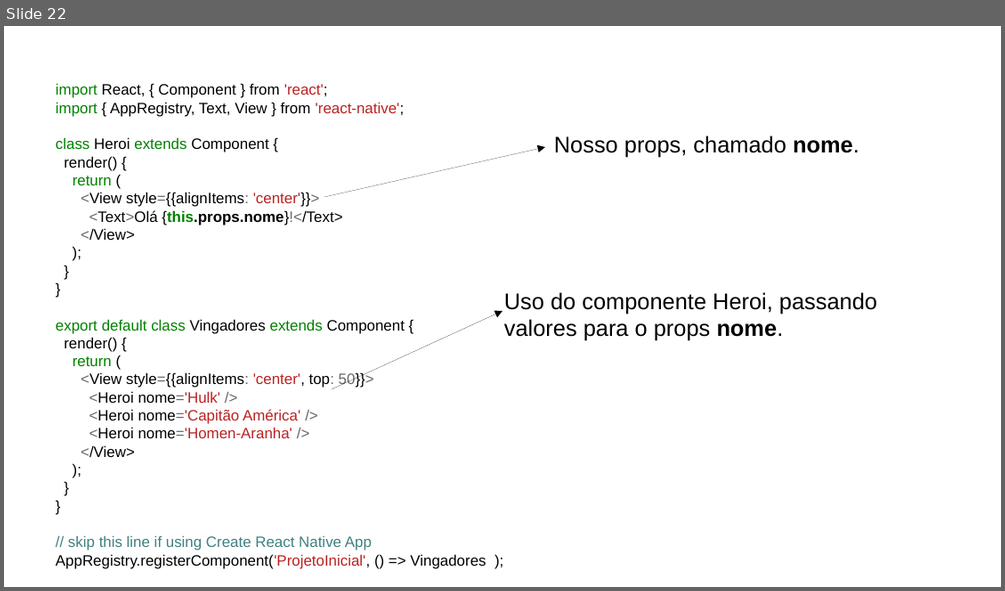
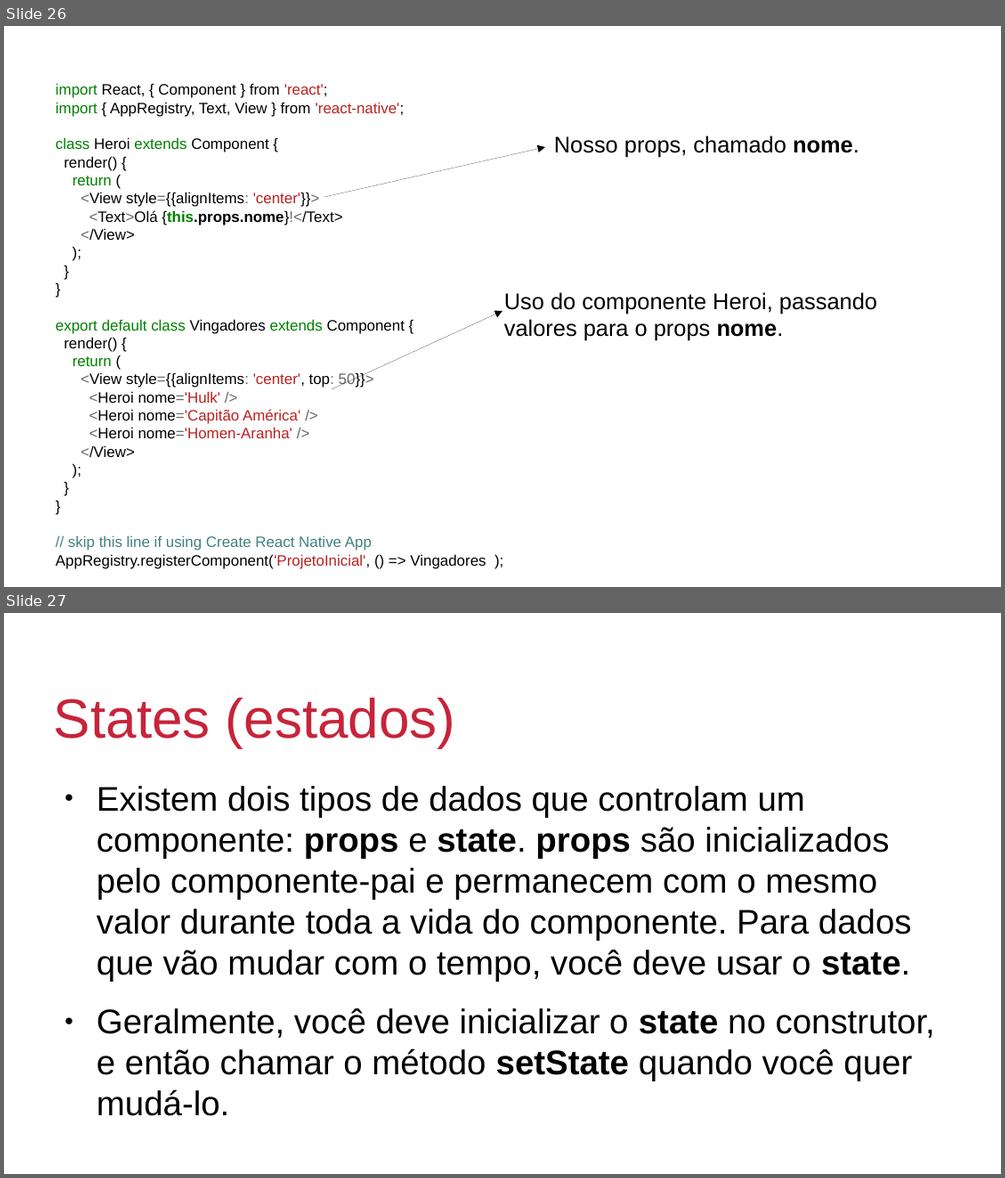
Before and after one commit to johnmagt/PIDM-2019_2, a slide deck: SLIDES/aula01.odp. Shown one above the other, each under a label of ours: slide 22 before the commit, slides 26 and 27 after it. The pictures are 1005x591 and 1005x1178 pixels, drawn with LibreOffice and Linux fonts; fonts in the diff are those of the drawing; background and template pictures are left out. Boxes give left, top, right and bottom in pixels: in the first picture for what was removed or moved away, otherwise in the second. Text is boxed around its words. In the diff, an @@ line names an element or a change of style, - is before the commit and + after.

Commit message:
estados no slide

```diff
--- a/SLIDES/aula01.odp
+++ b/SLIDES/aula01.odp
@@ slide 27 added at <box>4,613,1001,1174</box>, background #FFFFFF; not listed: 3 template elements that a slide beside it also shows @@
@@ title added at <box>54,698,456,747</box>, 44 pt, text #C7243A @@
+States (estados)
@@ text added at <box>97,786,935,1081</box>, 27.2 pt, text #000000 @@
+● Existem dois tipos de dados que controlam um componente: props e state. props são inicializados pelo componente-pai e permanecem com o mesmo valor durante toda a vida do componente. Para dados que vão mudar com o tempo, você deve usar o state.
+● Geralmente, você deve inicializar o state no construtor, e então chamar o método setState quando você quer mudá-lo.
@@ what was slide 22 is now slide 26 @@
```
Also in this commit, not shown: 8 slides changed, 10 other slides added, 1 slide removed, 1 other file.
